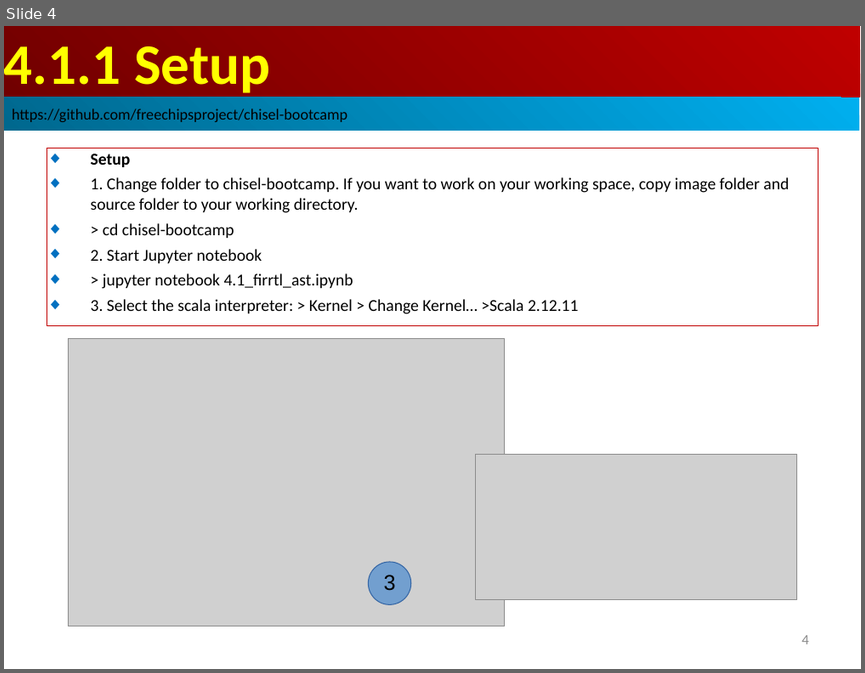
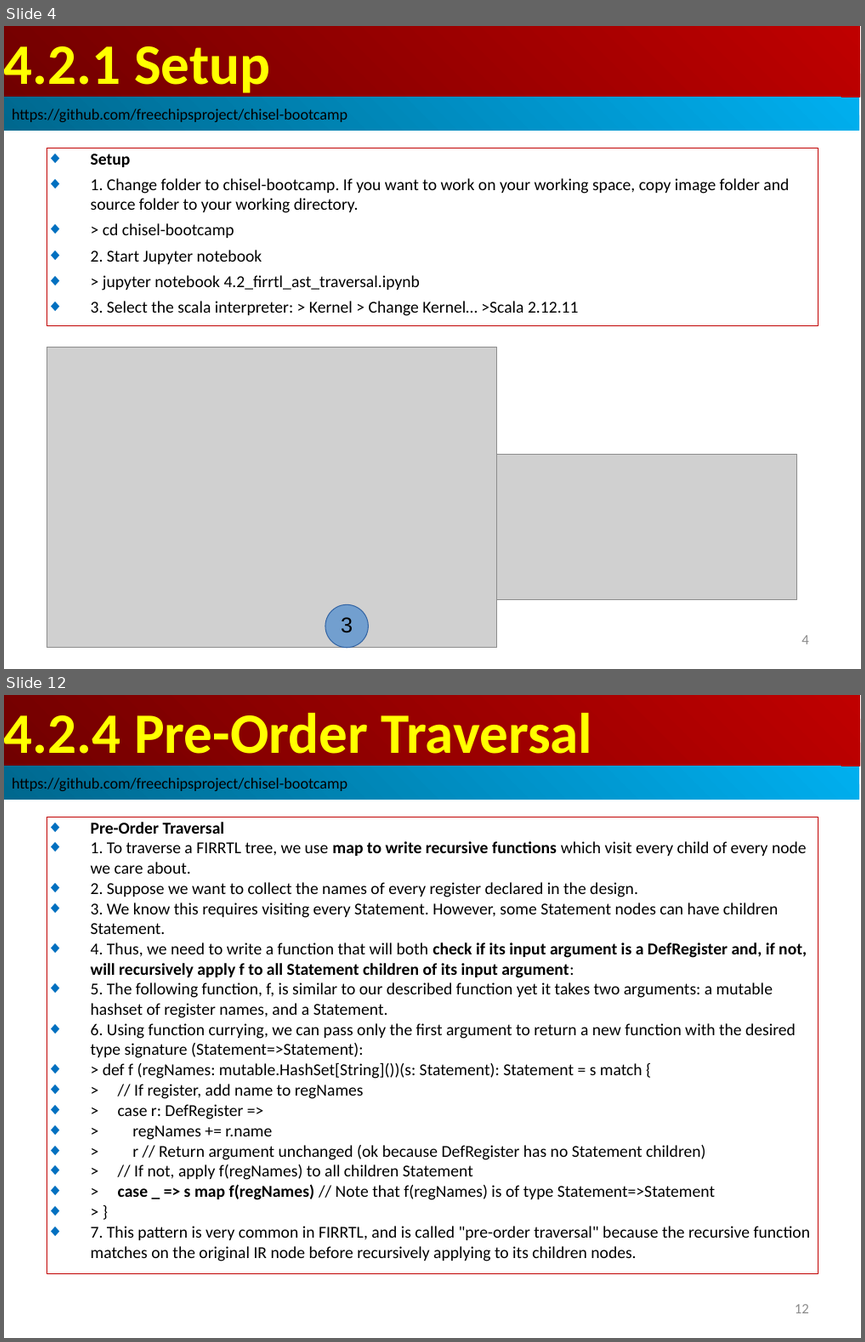
Before and after one commit to peterhchen/AIU_CS800_Chisel, a slide deck: 300_UCB_BC/004.2_Traverse_AST/000_Video/004.2_Traverse_AST.ppt. Shown one above the other, each under a label of ours: slide 4 before the commit, slides 4 and 12 after it; the slides between them are not shown. The pictures are 865x673 and 865x1342 pixels, drawn with LibreOffice and Linux fonts; fonts in the diff are those of the drawing; grey boxes stand for pictures. Boxes give left, top, right and bottom in pixels: in the first picture for what was removed or moved away, otherwise in the second. Text is boxed around its words. In the diff, an @@ line names an element or a change of style, - is before the commit and + after.

```diff
--- a/300_UCB_BC/004.2_Traverse_AST/000_Video/004.2_Traverse_AST.ppt
+++ b/300_UCB_BC/004.2_Traverse_AST/000_Video/004.2_Traverse_AST.ppt
@@ slide 12 added at [4,695,861,1338], background #FFFFFF @@
@@ rectangle added at [4,695,860,766], fill gradient #BF0000 to #710000, 48 pt, text #FFFF00, bold @@
+4.2.4 Pre-Order Traversal
@@ rectangle added at [4,766,859,800], fill gradient #00AFEF to #00688E, 13 pt, text #000000 @@
+https://github.com/freechipsproject/chisel-bootcamp
@@ rectangle added at [46,817,818,1273], outline #C00000 0.74 pt, 14 pt, text #000000 @@
+◆ Pre-Order Traversal
+◆ 1. To traverse a FIRRTL tree, we use map to write recursive functions which visit every child of every node we care about.
+◆ 2. Suppose we want to collect the names of every register declared in the design.
+◆ 3. We know this requires visiting every Statement. However, some Statement nodes can have children Statement.
+◆ 4. Thus, we need to write a function that will both check if its input argument is a DefRegister and, if not, will recursively apply f to all Statement children of its input argument:
+◆ 5. The following function, f, is similar to our described function yet it takes two arguments: a mutable hashset of register names, and a Statement.
+◆ 6. Using function currying, we can pass only the first argument to return a new function with the desired type signature (Statement=>Statement):
+◆ > def f (regNames: mutable.HashSet[String]())(s: Statement): Statement = s match {
+◆ > // If register, add name to regNames
+◆ > case r: DefRegister =>
+◆ > regNames += r.name
+◆ > r // Return argument unchanged (ok because DefRegister has no Statement children)
+◆ > // If not, apply f(regNames) to all children Statement
+◆ > case _ => s map f(regNames) // Note that f(regNames) is of type Statement=>Statement
+◆ > }
+◆ 7. This pattern is very common in FIRRTL, and is called "pre-order traversal" because the recursive function matches on the original IR node before recursively applying to its children nodes.
@@ page number added at [794,1304,809,1313], 12 pt, text #8B8B8B @@
+12
@@ slide 4 changed as well @@
@@ text in rectangle at [4,46,270,98]: text changed @@
-4.1.1 Setup
+4.2.1 Setup
@@ text in rectangle at [103,275,420,290]: text changed @@
-◆ > jupyter notebook 4.1_firrtl_ast.ipynb
+◆ > jupyter notebook 4.2_firrtl_ast_traversal.ipynb
@@ picture: place and size @@
-picture at [69,339,505,626]
+picture at [46,346,497,647]
@@ ellipse "3": place and size @@
-ellipse "3" at [368,562,411,604]
+ellipse "3" at [325,604,368,647]
```
Also in this commit, not shown: 2 other slides changed, 9 other slides added, 2 slides removed.
